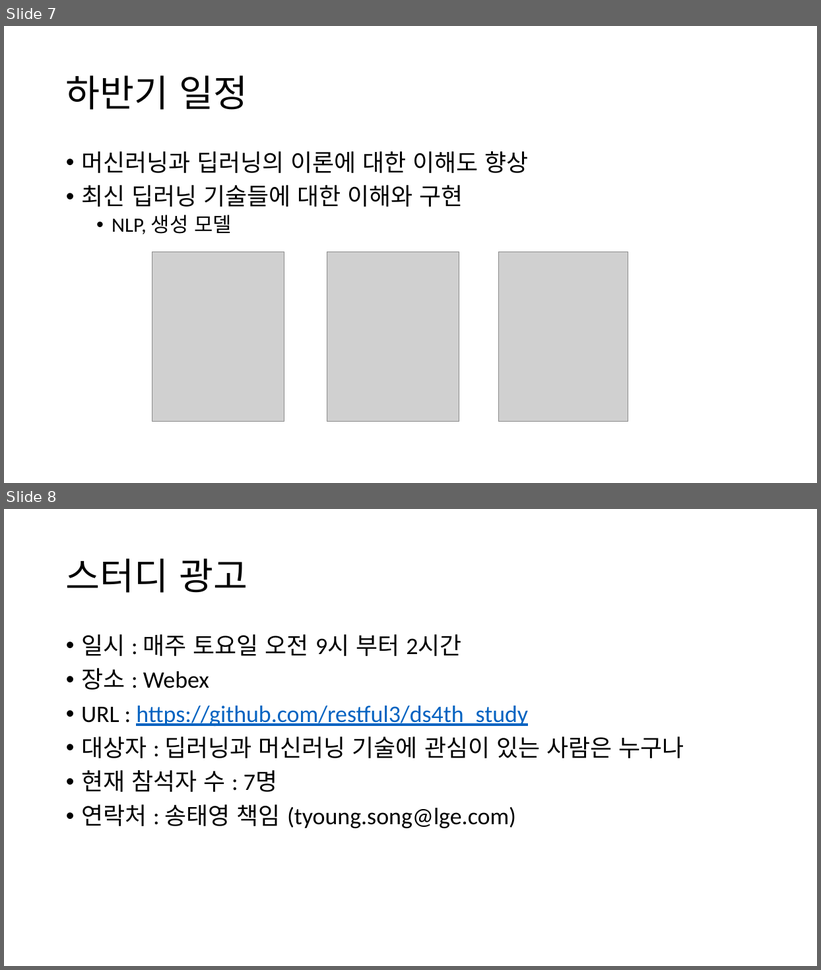
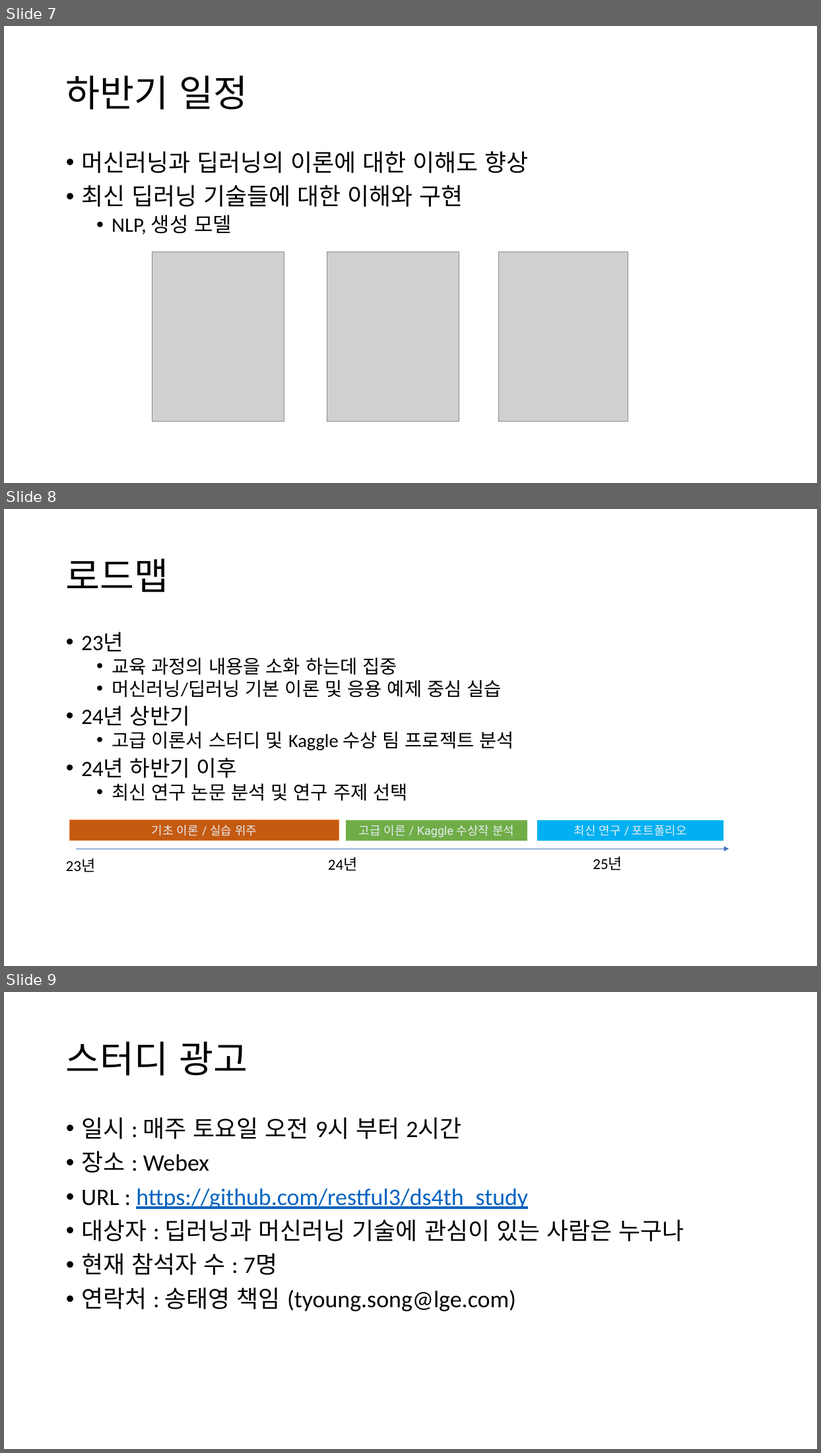
Before and after one commit to truthsj/ds4th_study, a slide deck: doc/텐초의 파이토치 딥러닝 특강/학습하는_조직.pptx. Shown one above the other, each under a label of ours: slides 7 and 8 before the commit, slides 7, 8 and 9 after it. The pictures are 821x970 and 821x1453 pixels, drawn with LibreOffice and Linux fonts; fonts in the diff are those of the drawing; grey boxes stand for pictures. Boxes give left, top, right and bottom in pixels: in the first picture for what was removed or moved away, otherwise in the second. Text is boxed around its words. In the diff, an @@ line names an element or a change of style, - is before the commit and + after.

```diff
--- a/doc/텐초의 파이토치 딥러닝 특강/학습하는_조직.pptx
+++ b/doc/텐초의 파이토치 딥러닝 특강/학습하는_조직.pptx
@@ slide 8 added at (x1=4, y1=509, x2=817, y2=966), background #FFFFFF @@
@@ title added at (x1=66, y1=559, x2=169, y2=592), 44 pt, text #000000 @@
+로드맵
@@ text added at (x1=81, y1=632, x2=514, y2=801), 22.2 pt, text #000000 @@
+• 23년
+  • 교육 과정의 내용을 소화 하는데 집중
+  • 머신러닝/딥러닝 기본 이론 및 응용 예제 중심 실습
+• 24년 상반기
+  • 고급 이론서 스터디 및 Kaggle 수상 팀 프로젝트 분석
+• 24년 하반기 이후
+  • 최신 연구 논문 분석 및 연구 주제 선택
@@ rectangle added at (x1=70, y1=821, x2=339, y2=842), fill #C55A11, outline #ED7D31 0.75 pt, 14 pt, text #E6EDF3 @@
+기초 이론 / 실습 위주
@@ rectangle added at (x1=346, y1=821, x2=527, y2=842), fill #70AD47, 14 pt, text #E6EDF3 @@
+고급 이론 / Kaggle 수상작 분석
@@ rectangle added at (x1=537, y1=821, x2=724, y2=842), fill #00B0F0, 14 pt, text #E6EDF3 @@
+최신 연구 / 포트폴리오
@@ text added at (x1=66, y1=859, x2=96, y2=873), 18 pt, text #000000 @@
+23년
@@ arrow added from (76, 850) to (729, 850), #4472C4 0.5 pt @@
@@ text added at (x1=328, y1=857, x2=358, y2=871), 18 pt, text #000000 @@
+24년
@@ text added at (x1=593, y1=857, x2=622, y2=871), 18 pt, text #000000 @@
+25년
@@ what was slide 8 is now slide 9 @@
```
Also in this commit, not shown: 1 slide changed, 1 other file.
